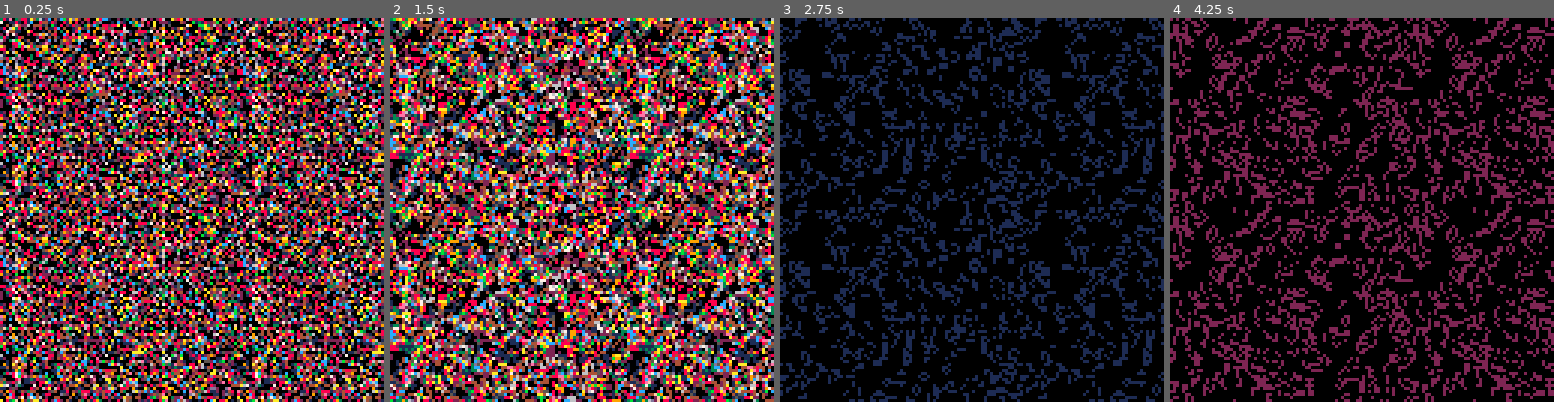
Above: before the commit, frames 1-4 (left to right).
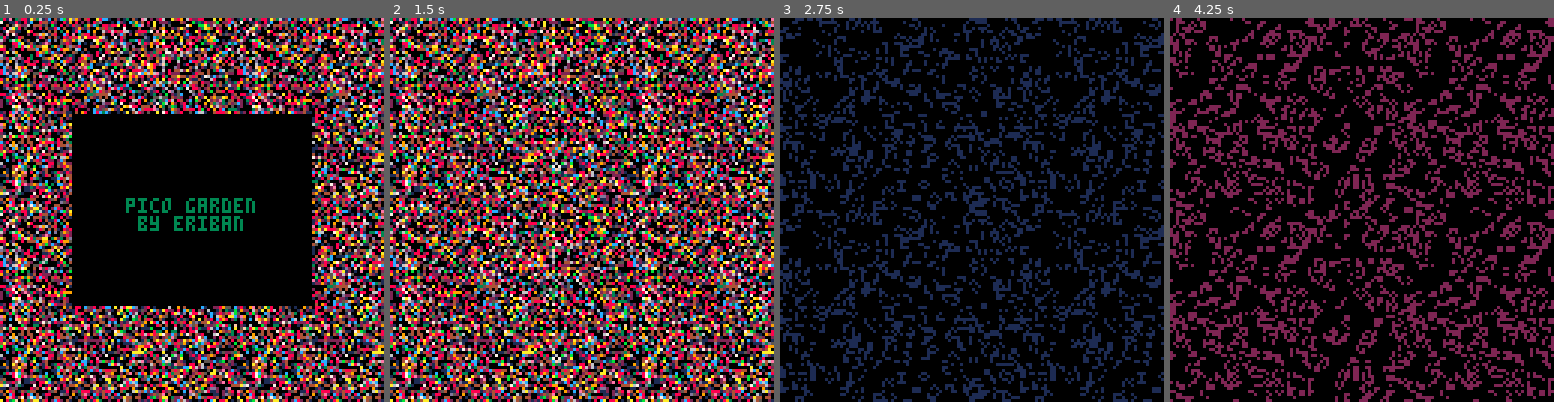
Above: after the commit, the same moments.

Repository: erwinbonsma/PicoGarden
Game: PICO-8 cartridge picogarden.p8
Two runs of this game, one before a commit and one after it. Both use one fixed random seed, a clock stepped at 60 frames per second and the inputs below.
Inputs:
- Up to frame 1 (0.25 s): no input
- Up to frame 2 (1.5 s): tap X (X key) at 0.33, 1.07 s; tap O (Z key) at 0.7 s
- Up to frame 3 (2.75 s): hold Right 1.6-2.1 s; tap O (Z key) at 1.7, 2.1, 2.5 s; tap X (X key) at 1.85 s; hold Up 2.15-2.42 s; hold Right from 2.47 s (still down)
- Up to frame 4 (4.25 s): tap O (Z key) every 0.4 s from 2.9 to 4.1 s; tap X (X key) at 2.97, 4.08 s; release Right at 3.03 s; hold Left 3.08-3.58 s; hold Down 3.63-3.97 s; hold Right from 4.02 s (still down)

The runs differ from the first frame. In frame 1, 22% of the frame differs, in the area x 18-82%, y 25-75%; in frame 2, 72%, in the area x 0-100%, y 0-100%; in frame 3, 23%; in frame 4, 25%.

Commit message:
Add basic title screen

Diff:
--- a/picogarden.p8
+++ b/picogarden.p8
@@ -672,9 +672,8 @@
  expand=init_expand()
 
  state.bitcounter=bitcounter:new()
- reset_garden()
-
- start_game()
+
+ show_title()
 end
 
 function draw_gol(i,gol)
@@ -967,6 +966,29 @@
   start_game()
  end
 end
+
+function show_title()
+ reset_garden()
+
+ state.autoplay=900
+ _draw=title_draw
+ _update=title_update
+end
+
+function title_draw()
+ cls()
+ draw_garden()
+ draw_border()
+
+ rectfill(24,32,103,95,0)
+
+ color(3)
+ cprint("pico garden",60)
+ cprint("by eriban",66)
+end
+
+title_update=gameover_update
+
 __gfx__
 00000000000000000000000000000000000000000000000000000000000000000000000000000000000000000000000000000000000000000000000000000000
 00000000000000000000000000000000000000000000000000000000000000000000000000000000000000000000000000000000000000000000000000000000
